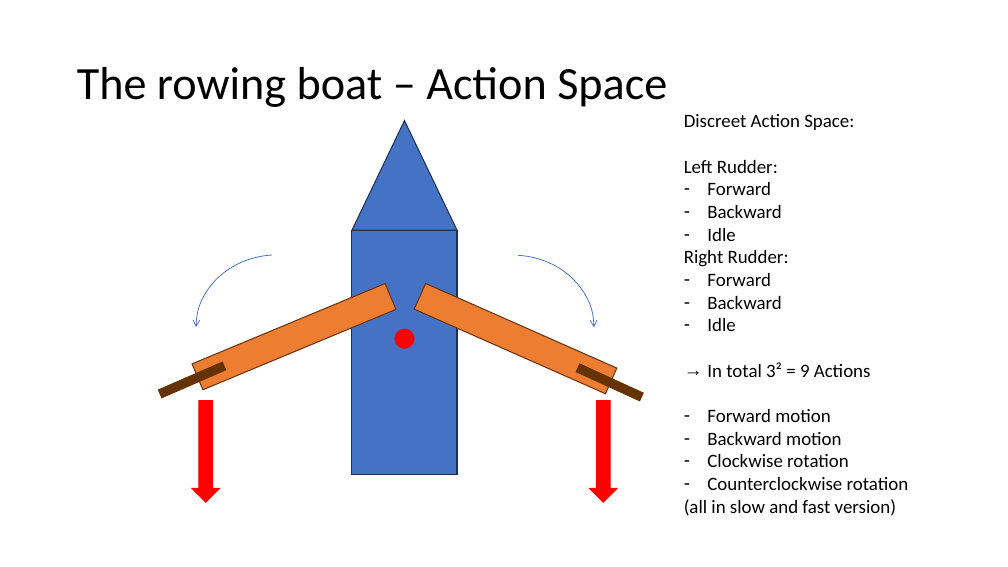
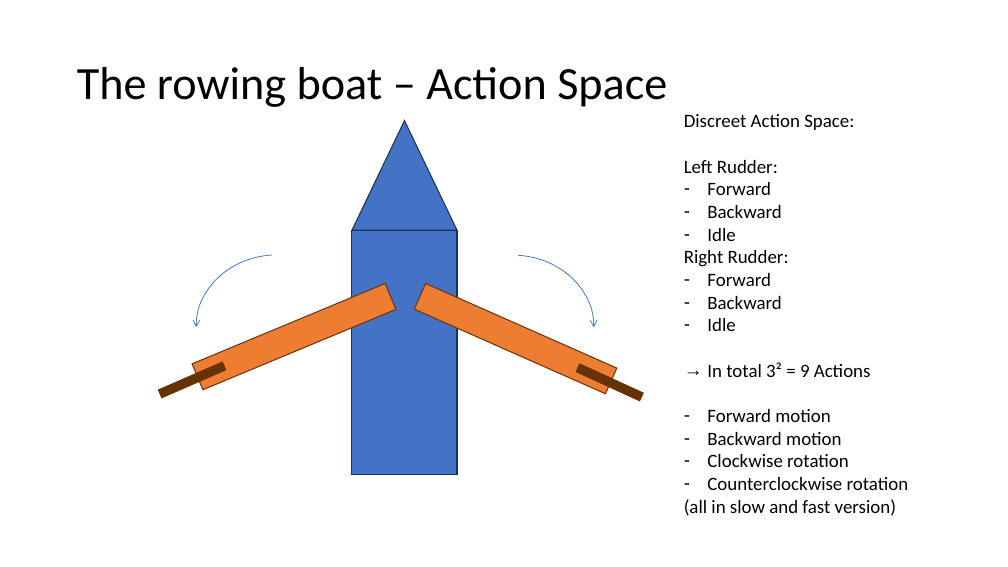
Before and after one commit to BenKnoebel/RL-Boat, a slide deck: slide 3 of RL_Boat_Presentation.pptx. Drawn at 1008x567 pixels with LibreOffice and Linux fonts; fonts in the diff are those of the drawing. Boxes give left, top, right and bottom in pixels: in the first picture for what was removed or moved away, otherwise in the second. Text is boxed around its words. In the diff, an @@ line names an element or a change of style, - is before the commit and + after.

```diff
--- a/RL_Boat_Presentation.pptx
+++ b/RL_Boat_Presentation.pptx
@@ ellipse removed at bbox=[395, 329, 414, 348] @@
@@ down arrow removed at bbox=[192, 401, 219, 502] @@
@@ down arrow removed at bbox=[590, 401, 617, 502] @@
```
Also in this commit, not shown: 1 other slide changed, 2 slides added, 1 slide removed, 59 other files.
